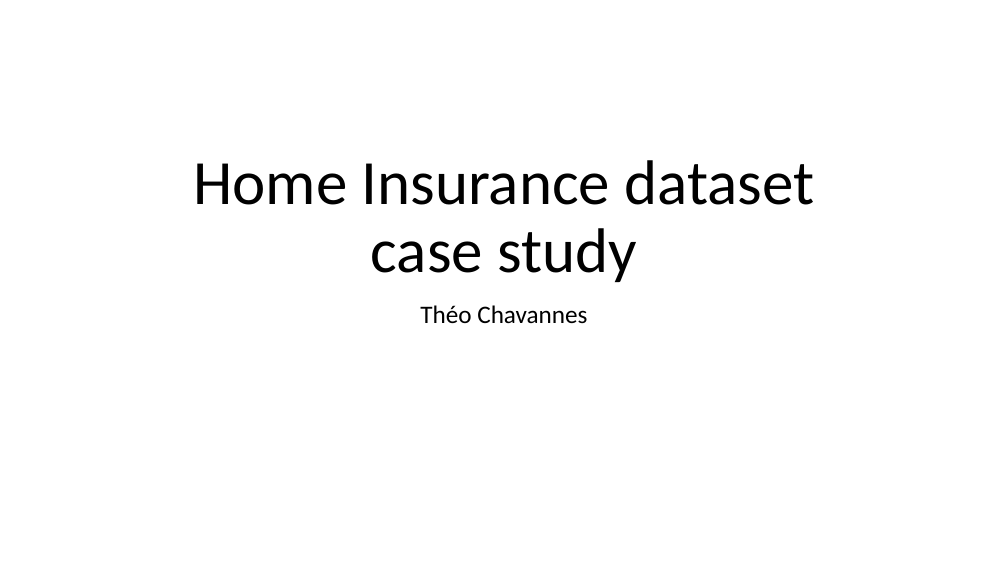
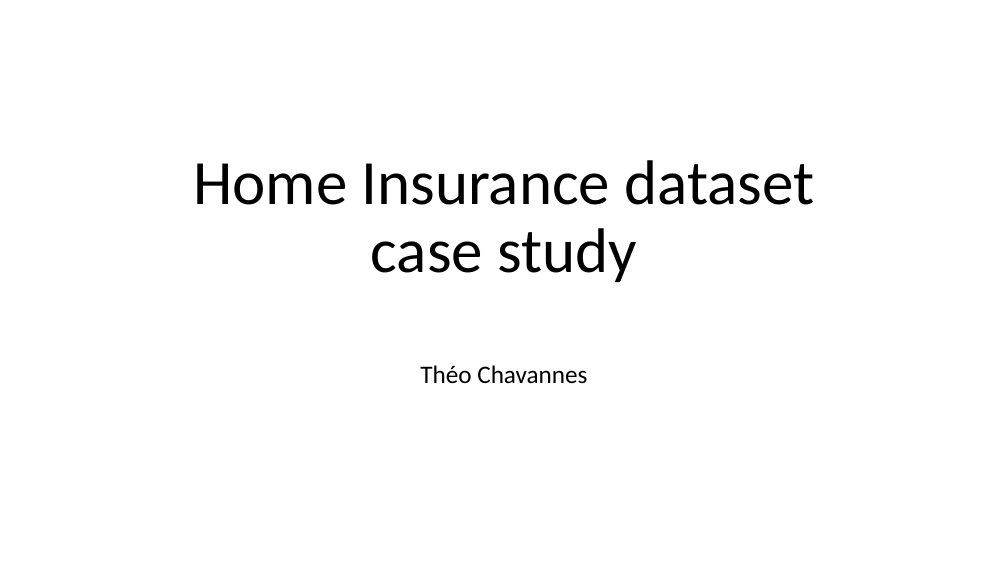
Before and after one commit to theochavannes/home-insurance, a slide deck: slide 1 of Home Insurance dataset case study.pptx. Drawn at 1008x567 pixels with LibreOffice and Linux fonts; fonts in the diff are those of the drawing. Boxes give left, top, right and bottom in pixels: in the first picture for what was removed or moved away, otherwise in the second. Text is boxed around its words. In the diff, an @@ line names an element or a change of style, - is before the commit and + after.

```diff
--- a/Home Insurance dataset case study.pptx
+++ b/Home Insurance dataset case study.pptx
@@ subtitle "Théo Chavannes" moved from (x1=420, y1=305, x2=587, y2=324) to (x1=420, y1=365, x2=587, y2=384) @@
```
Also in this commit, not shown: 6 other slides changed, 2 slides added, 6 slides removed.
